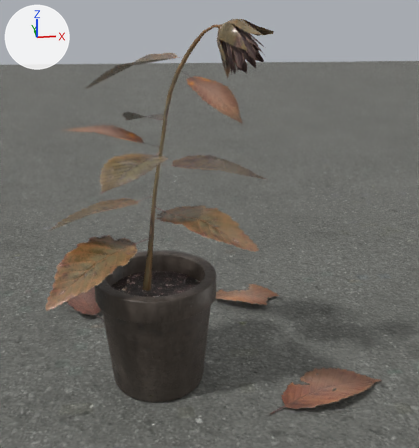
Two versions of the Blender file src/ts/gl/elapsed/blend-files/elapsed.blend, one commit apart.
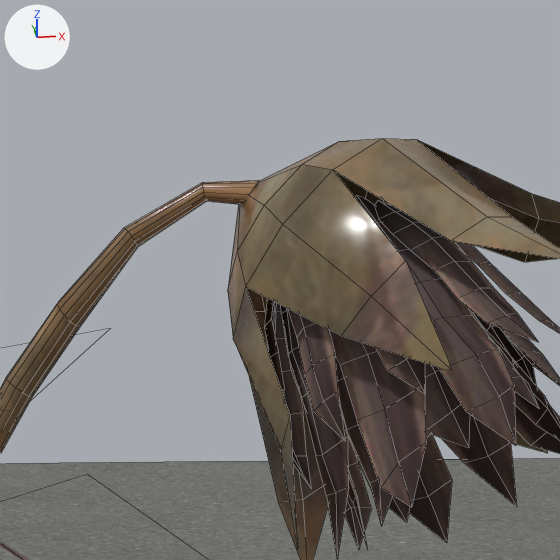
There are two pictures of each version: one whole from a 50 mm camera at (-0.002, -0.511, 0.354) aimed at (0.057, 0.048, 0.147), one close up on the part from 44% to 63% of the width and 0% to 17% of the height. Lighting does not change. The marker at upper left points along +X, +Y and +Z. The close-ups show mesh edges as thin lines.

Script lines for the objects in view, before the commit:
```python
me_beziercurve = bpy.data.meshes.new('BezierCurve')
me_beziercurve.from_pydata(...)  # 303 vertices, 232 faces; spans x -0.094..0.087, y -0.085..0.074, z 0.124..0.319
me_beziercurve.polygons.foreach_set('use_smooth', [True] * 232)
me_beziercurve.materials.append(mat_material_003)
me_beziercurve_032 = bpy.data.meshes.new('BezierCurve.032')
me_beziercurve_032.from_pydata(...)  # 506 vertices, 322 faces; spans x -0.0171..0.0127, y -0.0141..0.0148, z 0.0014..0.0233
me_beziercurve_032.polygons.foreach_set('use_smooth', [True] * 322)
me_beziercurve_032.materials.append(mat_material_005)  # picture img_flower_png
me_plane_003 = bpy.data.meshes.new('Plane.003')
me_plane_003.from_pydata(...)  # 4 vertices, 1 face; spans x -2.26..2.26, y -2.26..2.26, z 0.0
me_plane_003.materials.append(mat_material_001)
ob_beziercurve = bpy.data.objects.new('BezierCurve', me_beziercurve)
ob_beziercurve.location = (0.0019, -0.0012, -0.0553)
ob_beziercurve.scale = (1.26, 1.26, 1.26)
ob_beziercurve_013 = bpy.data.objects.new('BezierCurve.013', me_beziercurve_032)
ob_beziercurve_013.location = (0.0666, -0.017, 0.3409)
ob_beziercurve_013.rotation_euler = (0.328, 2.77, 0.11)  # degrees (19, 159, 6.3)
ob_beziercurve_013.scale = (1.16, 1.16, 1.66)
ob_ground = bpy.data.objects.new('Ground', me_plane_003)
ob_ground.location = (0.0, 1.507, 0.0)
```
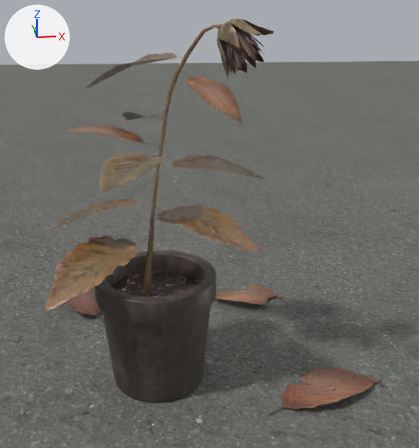
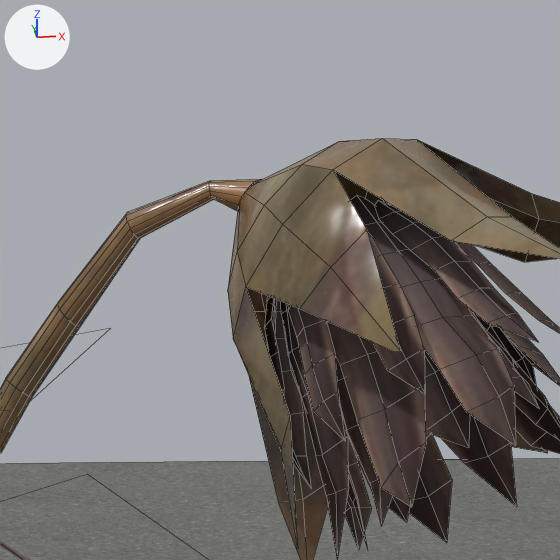
Location of each change, (x1, y1, x2, y2) in pixels of the close-ups (560 x 560 px; the box of a moved part takes in the faces that stretch with it):
part 1 of me_beziercurve, moved or reshaped: (58, 170, 547, 453) in both

What changed in the scene script:
```text
Change me_beziercurve:
    where me_beziercurve.from_pydata(...)  # 303 vertices, 232 faces; spans x -0.094..0.087, y -0.085..0.074, z 0.124..0.319
    used by ob_beziercurve; location = (0.0019, -0.0012, -0.0553); scale = (1.26, 1.26, 1.26)
    me_beziercurve part 1: 43 of 303 vertices moved; they spanned x 0.035..0.063, y -0.033..0.0, z 0.294..0.315 and now span x 0.035..0.06, y -0.032..0.002, z 0.294..0.315; mean shift (0.0, 0.002, 0.0); largest move (0.059, -0.033, 0.301) -> (0.055, -0.032, 0.302)
```
